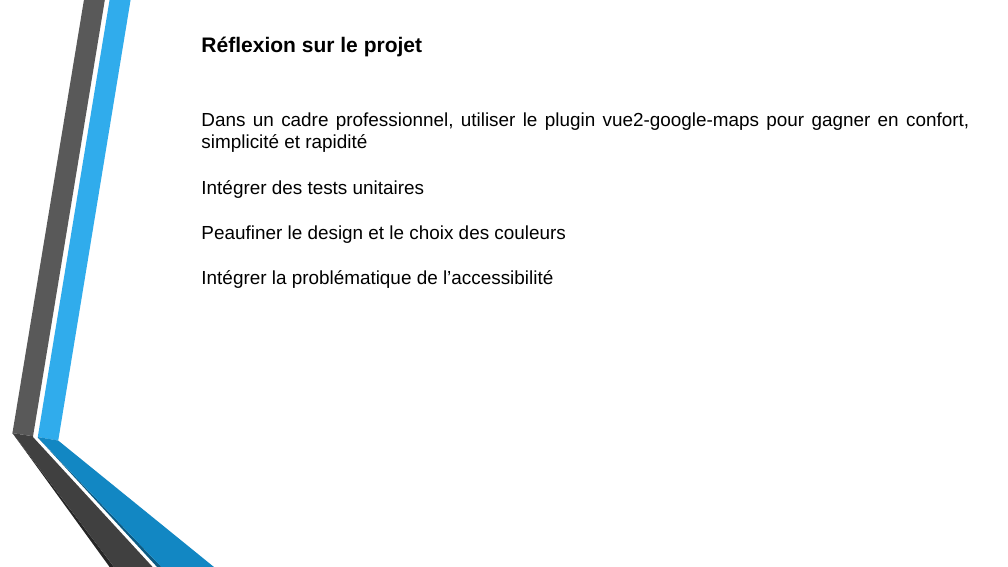
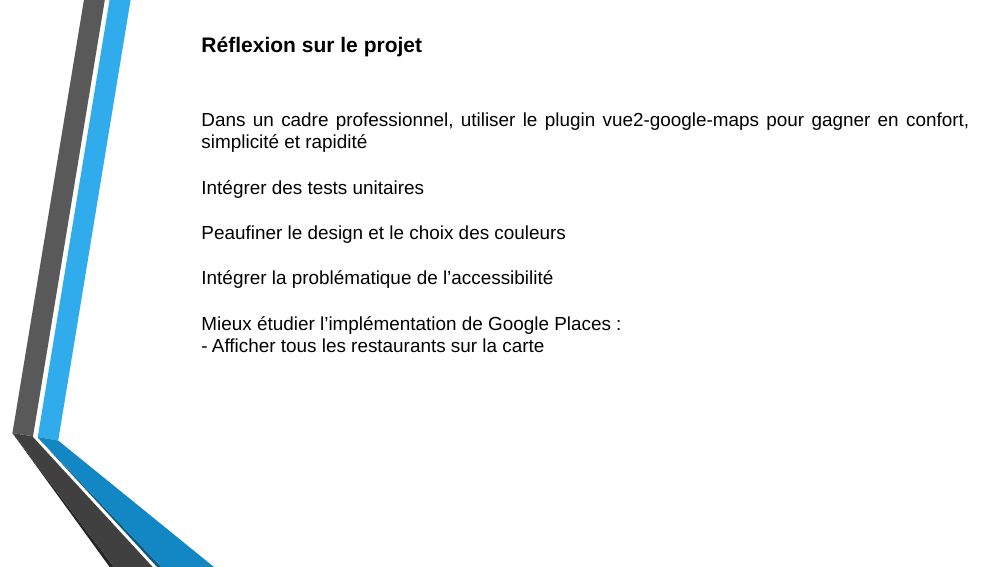
Before and after one commit to DesignGreg/Projet7-OpenClassRooms, a slide deck: slide 8 of Soutenance/Présentation Projet 7.pptx. Drawn at 1008x567 pixels with LibreOffice and Linux fonts; fonts in the diff are those of the drawing; background and template pictures are left out. Boxes give left, top, right and bottom in pixels: in the first picture for what was removed or moved away, otherwise in the second. Text is boxed around its words. In the diff, an @@ line names an element or a change of style, - is before the commit and + after.

```diff
--- a/Soutenance/Présentation Projet 7.pptx
+++ b/Soutenance/Présentation Projet 7.pptx
@@ text at <box>201,316,611,353</box>: paragraphs added @@
+Mieux étudier l’implémentation de Google Places :
+- Afficher tous les restaurants sur la carte
```
Also in this commit, not shown: 2 other slides changed, 6 other files.
